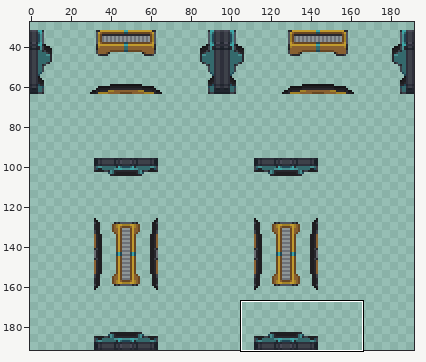
A sprite sheet gets an edit: Resources/Textures/_Sunrise/Structures/Doors/Airlocks/Glass/triple_atmospherics.rsi/open.png. Above: a wide view before the commit, with the close-up outlined.
Close-up. As it was:
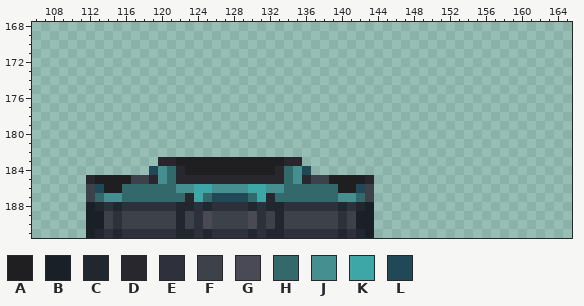
The file is 192x192 pixels. Colours within 5 levels of each other are drawn and written as one. Shown: x 106..165, y 168..191. The wide view leaves out empty margins. The commit also changed other parts of the picture, which this record leaves out.
Palette (. is transparent): A #1f1e21  B #1a2027  C #21262f  D #28272d  E #2e303b  F #3d4149  G #4a4a57  H #34696c  J #468f90  K #3da6a7  L #204857
Pixels before, first column x 112:
183 ........DDAAAAAAAAAAAADD........
184 .......LJHDAAAAAAAAAADHJL.......
185 DAAAAFFDJHDDDDDDDDDDDDHJDFFAAAAD
186 FLAAHHHHHHJJKKJJJJKKJJHHHHHHAALF
187 FHJJHHHHHHHDKHLLLLHKDHHHHHHHJJHF
188 BCECEEEEEECCECEEEECECCEEEEEECECB
189 BBFEFFFFFFCFEGFFFFGEFCFFFFFFEFBB
190 BBFEFFFFFFCFEGFFFFGEFCFFFFFFEFBB
191 BCECEEEEEECCECEEEECECCEEEEEECECB
After:
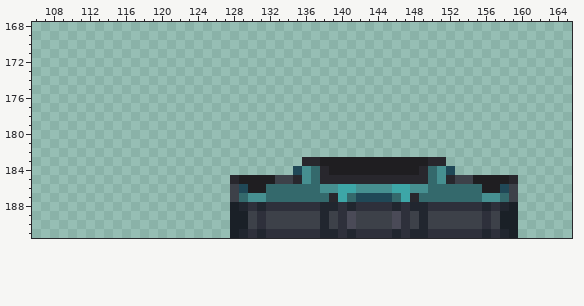
Change:
y 183: x 120..151 DDAAAAAAAAAAAADD................ -> ................DDAAAAAAAAAAAADD
y 184: x 119..152 LJHDAAAAAAAAAADHJL................ -> ................LJHDAAAAAAAAAADHJL
y 185: x 112..127 DAAAAFFDJHDDDDDD -> ................; x 129..142 DDDDDHJDFFAAAA -> AAAAFFDJHDDDDD; x 144..159 ................ -> DDDDDDHJDFFAAAAD
y 186: x 112..133 FLAAHHHHHHJJKKJJJJKKJJ -> ................FLAAHH; x 138..159 HHAALF................ -> JJKKJJJJKKJJHHHHHHAALF
y 187: x 112..132 FHJJHHHHHHHDKHLLLLHKD -> ................FHJJH; x 139..159 HJJHF................ -> DKHLLLLHKDHHHHHHHJJHF
y 188: x 112..133 BCECEEEEEECCECEEEECECC -> ................BCECEE; x 138..159 EECECB................ -> CCECEEEECECCEEEEEECECB
y 189..190: x 112..130 BBFEFFFFFFCFEGFFFFG -> ................BBF; x 133 C -> F; x 138 F -> C; x 141..159 FBB................ -> GFFFFGEFCFFFFFFEFBB
y 191: x 112..133 BCECEEEEEECCECEEEECECC -> ................BCECEE; x 138..159 EECECB................ -> CCECEEEECECCEEEEEECECB
Changed places in both close-ups, as pixel boxes (x1, y1, x2, y2):
changed: (86, 157, 518, 238)
